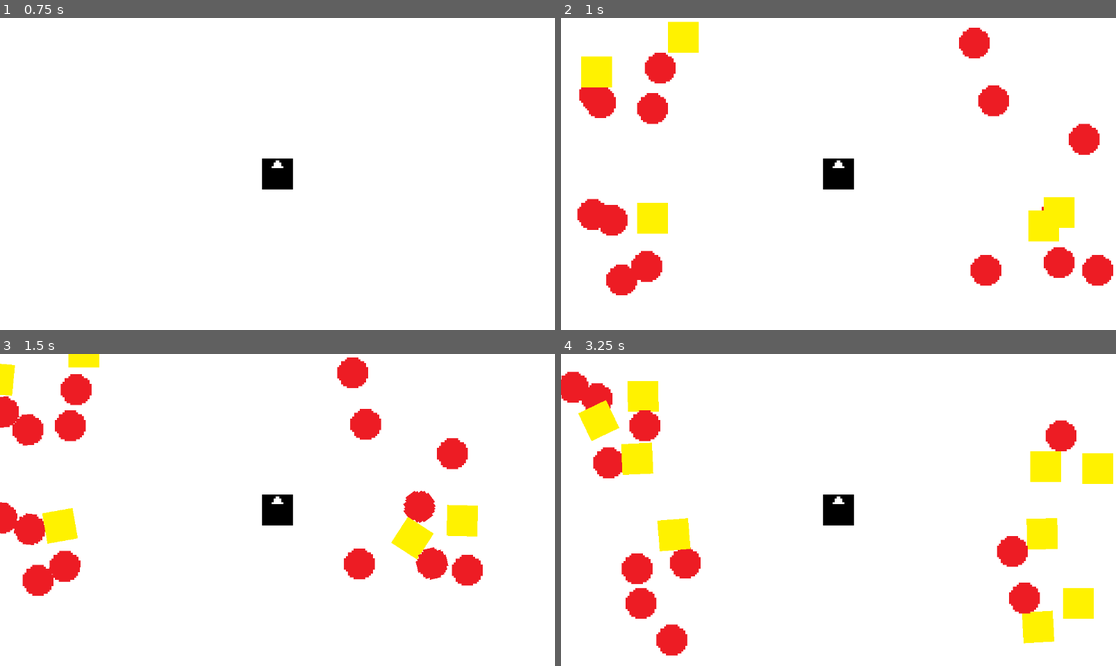
Above: before the commit, frames 1-4 (two rows, left to right).
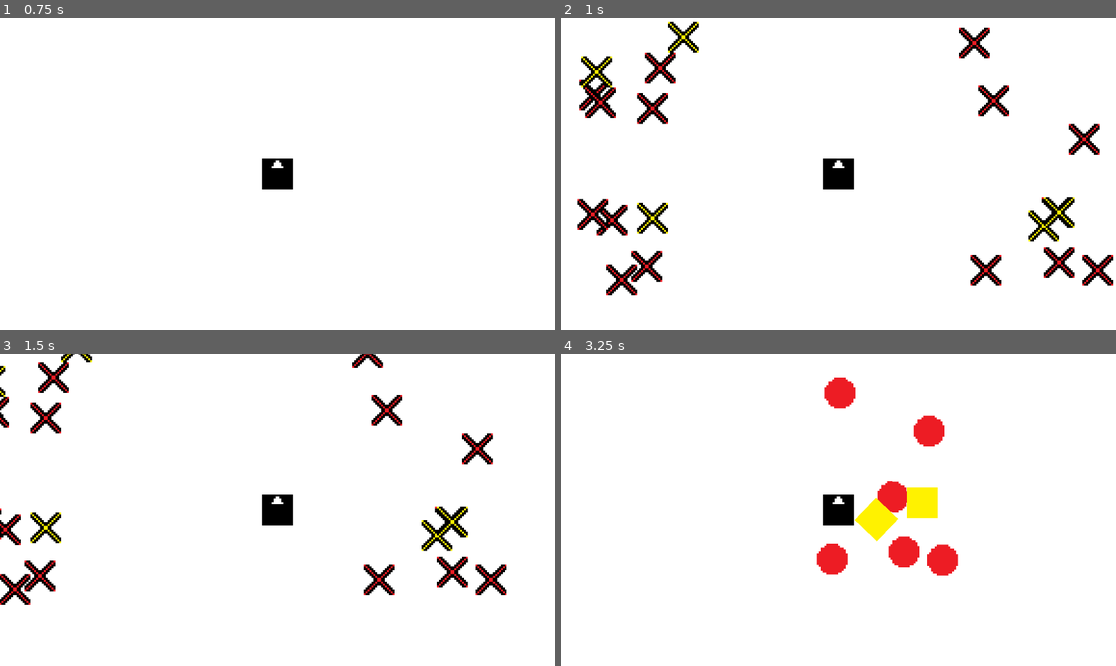
Above: after the commit, the same moments.

Repository: Marcin-Lach/javsc
Game: Godot game, scene res://main.tscn
Two runs of this game, one before a commit and one after it. Both use one fixed random seed, a clock stepped at 60 frames per second and the inputs below.
Inputs:
- Up to frame 1 (0.75 s): tap Enter at 0.5 s; hold Right (right) from 0.53 s (still down)
- Up to frame 2 (1 s): keep holding Right (right)
- Up to frame 3 (1.5 s): release Right (right) at 1.28 s; hold Down (down) from 1.28 s (still down)
- Up to frame 4 (3.25 s): release Down (down) at 2.03 s; hold Right (right) 2.03-2.78 s; hold Up (up) from 2.78 s (still down)

Frame 1 is identical in both runs. In frame 2, 8.8% of the frame differs, in the area x 2-100%, y 1-89%; in frame 3, 11%; in frame 4, 14%, in the area x 0-100%, y 5-97%.

Commit message:
Added enemies animation
Compensate me, animate me

Diff:
--- a/src/Enemies/NormalizedDiagonalMove.gd
+++ b/src/Enemies/NormalizedDiagonalMove.gd
@@ -2,7 +2,31 @@
 
 @onready var player_node = $"/root/Main/Player"
 @export var speed = 10
+@onready var spawn_timer = $SpawnTimer
+@onready var spawn_sprite = $SpawnSprite
+@onready var collision_shape_2d = $CollisionShape2D
+@onready var sprite_2d = $Sprite2D
+
+var spawn_tick_count = 10
+
+func _ready():
+	sprite_2d.hide()
+	collision_shape_2d.disabled = true
+	self.freeze = true
+	spawn_timer.start()
+	spawn_sprite.show()
 
 func _physics_process(delta):
 	var direction_vector = position.direction_to(player_node.position)
 	linear_velocity = direction_vector * speed
+
+func _on_spawn_timer_timeout():
+	if spawn_tick_count > 0:
+		spawn_tick_count -= 1
+		spawn_sprite.visible = !spawn_sprite.visible
+	else:
+		spawn_timer.stop()
+		spawn_sprite.hide()
+		sprite_2d.show()
+		collision_shape_2d.disabled = false
+		self.freeze = false
--- a/src/Enemies/Renemy/renemy.tscn
+++ b/src/Enemies/Renemy/renemy.tscn
@@ -1,7 +1,8 @@
-[gd_scene load_steps=4 format=3 uid="uid://cgg5pnivm85or"]
+[gd_scene load_steps=5 format=3 uid="uid://cgg5pnivm85or"]
 
 [ext_resource type="Script" path="res://Enemies/NormalizedDiagonalMove.gd" id="1_5uory"]
 [ext_resource type="Texture2D" uid="uid://p60rh5xrtjby" path="res://Enemies/Renemy/renemy-sprite.png" id="1_6pieb"]
+[ext_resource type="Texture2D" uid="uid://c8txqkxnyqlex" path="res://Enemies/Renemy/renemy-spawning.png" id="3_sxvv6"]
 
 [sub_resource type="CircleShape2D" id="CircleShape2D_gpg7w"]
 radius = 8.0
@@ -18,3 +19,12 @@
 
 [node name="CollisionShape2D" type="CollisionShape2D" parent="."]
 shape = SubResource("CircleShape2D_gpg7w")
+
+[node name="SpawnSprite" type="Sprite2D" parent="."]
+texture_filter = 1
+texture = ExtResource("3_sxvv6")
+
+[node name="SpawnTimer" type="Timer" parent="."]
+wait_time = 0.2
+
+[connection signal="timeout" from="SpawnTimer" to="." method="_on_spawn_timer_timeout"]
--- a/src/Enemies/Yenemy/yenemy.tscn
+++ b/src/Enemies/Yenemy/yenemy.tscn
@@ -1,7 +1,8 @@
-[gd_scene load_steps=4 format=3 uid="uid://1r2d3lwajqyp"]
+[gd_scene load_steps=5 format=3 uid="uid://1r2d3lwajqyp"]
 
 [ext_resource type="Script" path="res://Enemies/NormalizedDiagonalMove.gd" id="1_af3cv"]
 [ext_resource type="Texture2D" uid="uid://c3flckni7e1qd" path="res://Enemies/Yenemy/yenemy-sprite.png" id="1_dwxek"]
+[ext_resource type="Texture2D" uid="uid://b53dgikh114c7" path="res://Enemies/Yenemy/yenemy-spawning.png" id="3_vrqni"]
 
 [sub_resource type="RectangleShape2D" id="RectangleShape2D_focwp"]
 size = Vector2(16, 16)
@@ -13,7 +14,17 @@
 script = ExtResource("1_af3cv")
 
 [node name="Sprite2D" type="Sprite2D" parent="."]
+texture_filter = 1
 texture = ExtResource("1_dwxek")
 
 [node name="CollisionShape2D" type="CollisionShape2D" parent="."]
 shape = SubResource("RectangleShape2D_focwp")
+
+[node name="SpawnTimer" type="Timer" parent="."]
+wait_time = 0.2
+
+[node name="SpawnSprite" type="Sprite2D" parent="."]
+texture_filter = 1
+texture = ExtResource("3_vrqni")
+
+[connection signal="timeout" from="SpawnTimer" to="." method="_on_spawn_timer_timeout"]
--- a/src/main.tscn
+++ b/src/main.tscn
@@ -13,6 +13,7 @@
 enemies_count = 20
 
 [node name="Player" type="RigidBody2D" parent="."]
+texture_filter = 1
 gravity_scale = 0.0
 max_contacts_reported = 1
 contact_monitor = true
Binary file added: src/Enemies/Renemy/renemy-spawning.png
Not shown, added: src/Enemies/Renemy/renemy-spawning.png.import
Binary file added: src/Enemies/Yenemy/yenemy-spawning.png
Not shown, added: src/Enemies/Yenemy/yenemy-spawning.png.import
Not shown, changed: diary/README.md
